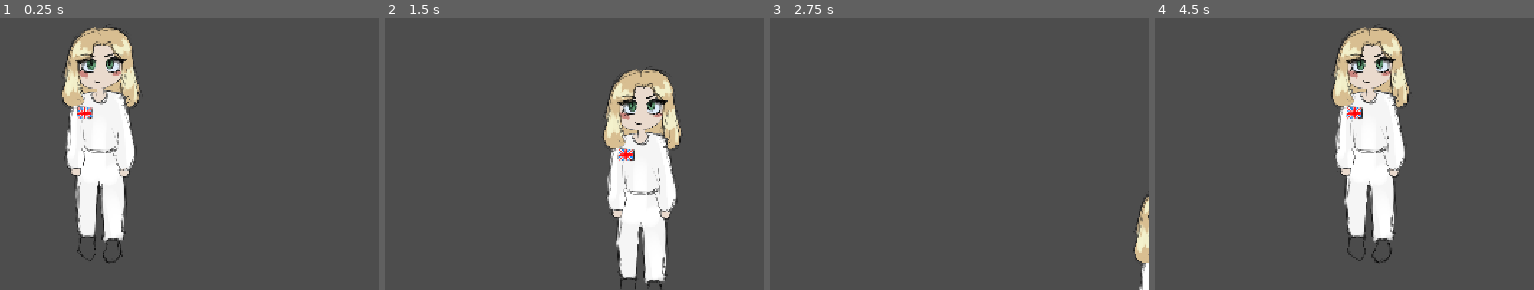
Above: before the commit, frames 1-4 (left to right).
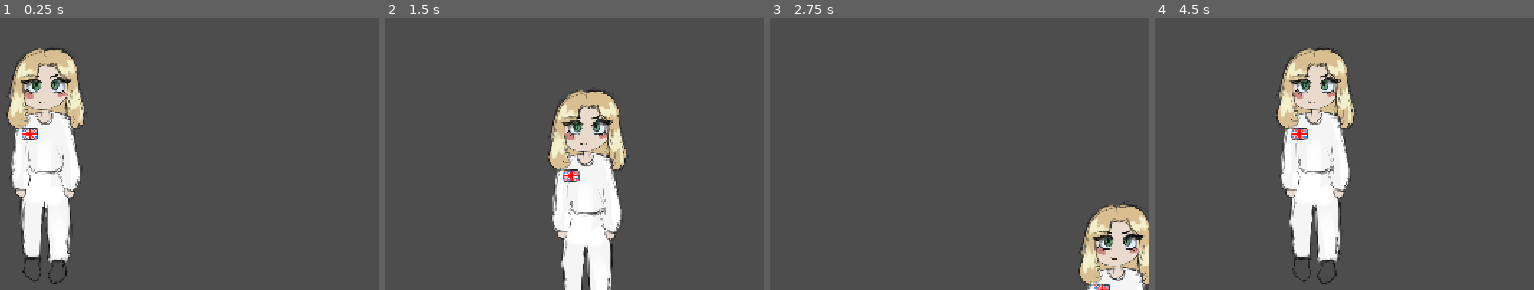
Above: after the commit, the same moments.

Repository: EvieWJ/Space-Game
Game: Godot game, scene res://main.tscn
The game is run twice, just before and just after one commit, with the same random seed, the same clock (stepped at 60 frames per second) and the same inputs.
Inputs:
- Up to frame 1 (0.25 s): no input
- Up to frame 2 (1.5 s): tap Enter at 0.5 s; hold Right (ui_right) 0.53-1.28 s; hold Down (ui_down) from 1.28 s (still down)
- Up to frame 3 (2.75 s): release Down (ui_down) at 2.03 s; hold Right (ui_right) from 2.03 s (still down)
- Up to frame 4 (4.5 s): release Right (ui_right) at 2.78 s; hold Up (ui_up) 2.78-3.53 s; hold Left (ui_left) from 3.53 s (still down)

The runs differ from the first frame. In frame 1, 22% of the frame differs, in the area x 1-38%, y 2-98%; in frame 2, 21%; in frame 3, 5.0%; in frame 4, 22%, in the area x 31-68%, y 3-98%.

Commit message:
Update main.tscn

Diff:
--- a/main.tscn
+++ b/main.tscn
@@ -4,7 +4,7 @@
 [ext_resource type="Texture2D" uid="uid://bmk0tctonh33n" path="res://Untitled244_20261114120304.png" id="2_h2yge"]
 
 [sub_resource type="RectangleShape2D" id="RectangleShape2D_0xm2m"]
-size = Vector2(72.8125, 321.4375)
+size = Vector2(133, 346)
 
 [node name="Main" type="Node2D" unique_id=391030151]
 
@@ -13,11 +13,11 @@
 script = ExtResource("1_0xm2m")
 
 [node name="Sprite2D" type="Sprite2D" parent="Player" unique_id=864523070]
-position = Vector2(1517, 952)
+position = Vector2(1438.0001, 981.99994)
 scale = Vector2(0.24311927, 0.27272728)
 texture = ExtResource("2_h2yge")
 
 [node name="CollisionShape2D" type="CollisionShape2D" parent="Player" unique_id=1209009249]
-position = Vector2(1511.5938, 977.71875)
+position = Vector2(1220, 956)
 shape = SubResource("RectangleShape2D_0xm2m")
 debug_color = Color(0.73195285, 0.27828202, 0.94176126, 0.41960785)
